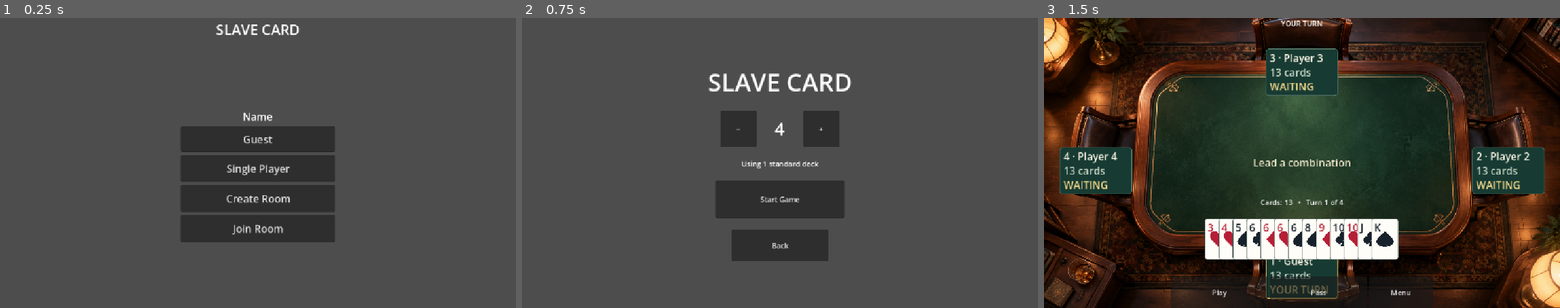
Above: before the commit, frames 1-3 (left to right).
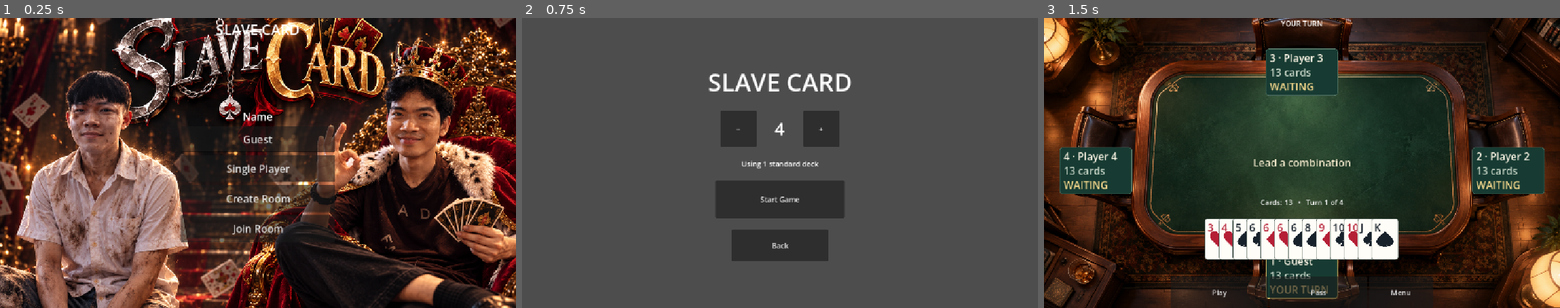
Above: after the commit, the same moments.

Repository: Bankydog/slave-card
Game: Godot game, scene res://scenes/main.tscn
The game is run twice, just before and just after one commit, with the same random seed, the same clock (stepped at 60 frames per second) and the same inputs.
Inputs:
- Up to frame 1 (0.25 s): no input
- Up to frame 2 (0.75 s): click "Single Player" at 0.5 s
- Up to frame 3 (1.5 s): click "Start Game" at 1.25 s

The runs differ from the first frame. In frame 1, 92% of the frame differs, in the area x 0-100%, y 0-100%; in frame 2, nothing differs; in frame 3, nothing differs.

Commit message:
Update title table and card play animation

Diff:
--- a/scripts/ui/game_ui.gd
+++ b/scripts/ui/game_ui.gd
@@ -8,6 +8,9 @@
 const CardExchangeScript = preload("res://scripts/game/card_exchange.gd")
 const HandSorterScript = preload("res://scripts/cards/hand_sorter.gd")
 const TablePresentationScript = preload("res://scripts/ui/table_presentation.gd")
+const TITLE_TEXTURE = preload("res://assets/idle/title.png")
+const TABLE_FOUR_TEXTURE = preload("res://assets/background/table-4.png")
+const TABLE_MANY_TEXTURE = preload("res://assets/background/table-12.png")
 
 var state
 var bot := BotBrainScript.new()
@@ -155,7 +158,11 @@
 	_refresh()
 
 func _build_table() -> void:
-	set_table_background_enabled(player_count == 4)
+	set_table_background_enabled(player_count >= 2 and player_count <= 4)
+	if player_count >= 2 and player_count <= 4:
+		table_background.texture = TABLE_FOUR_TEXTURE
+	else:
+		table_background.texture = TABLE_MANY_TEXTURE
 	var root := VBoxContainer.new()
 	root.set_anchors_and_offsets_preset(Control.PRESET_FULL_RECT)
 	root.add_theme_constant_override("separation", roundi((4.0 if _is_compact_view() else 10.0) * _display_scale()))
@@ -409,6 +416,15 @@
 	if is_instance_valid(table_background):
 		table_background.visible = enabled
 
+func set_title_screen_enabled(enabled: bool) -> void:
+	if not is_instance_valid(table_background):
+		return
+	if enabled:
+		table_background.texture = TITLE_TEXTURE
+		table_background.visible = true
+	elif table_background.texture == TITLE_TEXTURE:
+		table_background.visible = false
+
 func _display_scale() -> float:
 	return CARD_VIEW.display_scale(get_viewport_rect().size)
 
--- a/scripts/ui/multiplayer_flow.gd
+++ b/scripts/ui/multiplayer_flow.gd
@@ -207,6 +207,9 @@
 	bottom.size_flags_vertical = Control.SIZE_EXPAND_FILL
 	root.add_child(bottom)
 	_enforce_text_minimum(root)
+	var host := get_parent()
+	if host.has_method("set_title_screen_enabled"):
+		host.set_title_screen_enabled(true)
 
 func _show_create_room() -> void:
 	page = "create"
@@ -340,7 +343,7 @@
 	var root := _root_box(title_text)
 	var host := get_parent()
 	if host.has_method("set_table_background_enabled"):
-		host.set_table_background_enabled(online_players.size() == 4)
+		host.set_table_background_enabled(online_players.size() >= 2 and online_players.size() <= 4)
 	var current_cards: Array[CardData] = []
 	var serialized_cards: Array = online_snapshot.get("current_cards", [])
 	if serialized_cards.is_empty() and not online_snapshot.get("current_card", {}).is_empty():
--- a/scripts/ui/table_presentation.gd
+++ b/scripts/ui/table_presentation.gd
@@ -109,14 +109,14 @@
 		flight_card.size = Vector2(card_width, card_height)
 		flight_card.pivot_offset = Vector2(card_width, card_height) * 0.5
 		flight_card.position = source - Vector2(card_width, card_height) * 0.5
-		flight_card.scale = Vector2(0.68, 0.68)
+		flight_card.scale = Vector2(0.58, 0.58)
 		play_flight_layer.add_child(flight_card)
 		var target_card := pile_cards.get_child(i) as Control
 		var destination := play_flight_layer.get_global_transform().affine_inverse() * target_card.global_position
-		var delay := float(i) * 0.045
-		play_animation_tween.tween_property(flight_card, "position", destination, 0.34).set_delay(delay).set_trans(Tween.TRANS_CUBIC).set_ease(Tween.EASE_OUT)
-		play_animation_tween.tween_property(flight_card, "scale", Vector2.ONE, 0.34).set_delay(delay).set_trans(Tween.TRANS_BACK).set_ease(Tween.EASE_OUT)
-		play_animation_tween.tween_property(flight_card, "rotation", target_card.rotation, 0.34).set_delay(delay)
+		var delay := float(i) * 0.035
+		play_animation_tween.tween_property(flight_card, "position", destination, 0.42).set_delay(delay).set_trans(Tween.TRANS_CUBIC).set_ease(Tween.EASE_OUT)
+		play_animation_tween.tween_property(flight_card, "scale", Vector2.ONE, 0.42).set_delay(delay).set_trans(Tween.TRANS_BACK).set_ease(Tween.EASE_OUT)
+		play_animation_tween.tween_property(flight_card, "rotation", target_card.rotation, 0.42).set_delay(delay)
 	play_animation_tween.finished.connect(_finish_card_flight.bind(animation_token))
 
 func _finish_card_flight(animation_token: int) -> void:
@@ -249,7 +249,7 @@
 	result.resize(count)
 	result[0] = Vector2(0.5, 0.86)
 	var opponents := count - 1
-	if count == 4:
+	if count >= 2 and count <= 4:
 		var chair_positions: Array[Vector2] = [Vector2(0.5, 0.88), Vector2(0.9, 0.52), Vector2(0.5, 0.18), Vector2(0.1, 0.52)]
 		var normalized_local_index := posmod(local_index, count)
 		for i in range(count):
Not shown, added: assets/gadget/check.png.import
Binary file added: assets/idle/title.png
Not shown, added: assets/idle/title.png.import
